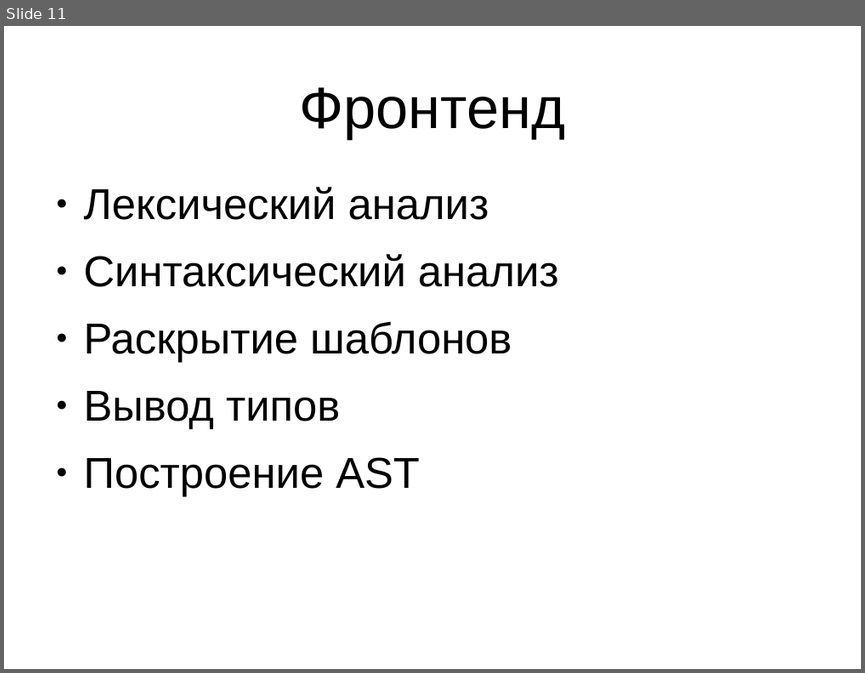
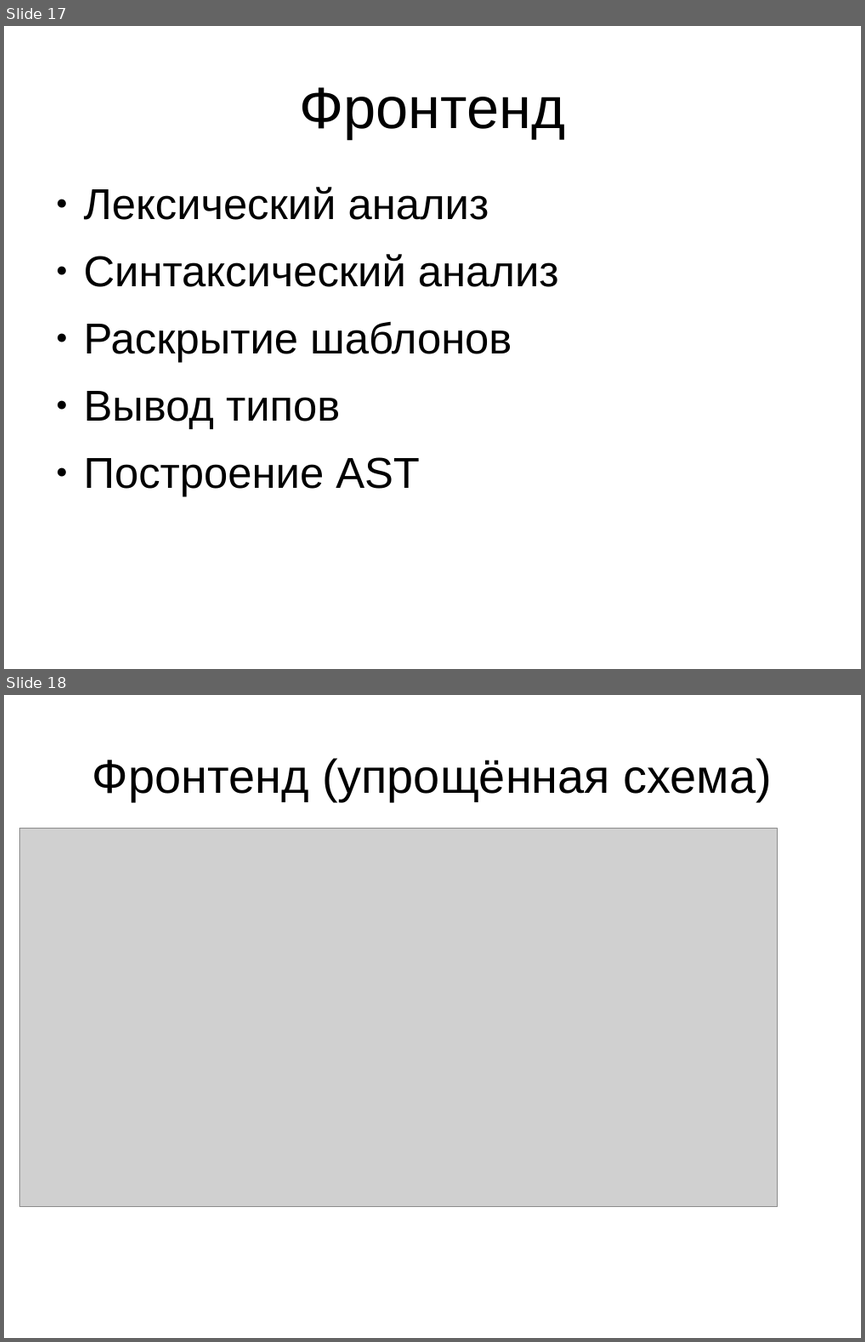
Before and after one commit to MIPT-ILab/cpp-lects-rus, a slide deck: other_lects/toolchain_lect/slides/toolchain_complete.odp. Shown one above the other, each under a label of ours: slide 11 before the commit, slides 17 and 18 after it. The pictures are 865x673 and 865x1342 pixels, drawn with LibreOffice and Linux fonts; fonts in the diff are those of the drawing; grey boxes stand for pictures. Boxes give left, top, right and bottom in pixels: in the first picture for what was removed or moved away, otherwise in the second. Text is boxed around its words. In the diff, an @@ line names an element or a change of style, - is before the commit and + after.

```diff
--- a/other_lects/toolchain_lect/slides/toolchain_complete.odp
+++ b/other_lects/toolchain_lect/slides/toolchain_complete.odp
@@ slide 18 added at [4,695,861,1338], background #FFFFFF @@
@@ title added at [92,758,771,801], 44 pt, text #000000 @@
+Фронтенд (упрощённая схема)
@@ picture added at [19,828,777,1207] @@
@@ what was slide 11 is now slide 17 @@
```
Also in this commit, not shown: 2 slides changed, 28 other slides added, 12 other files.
